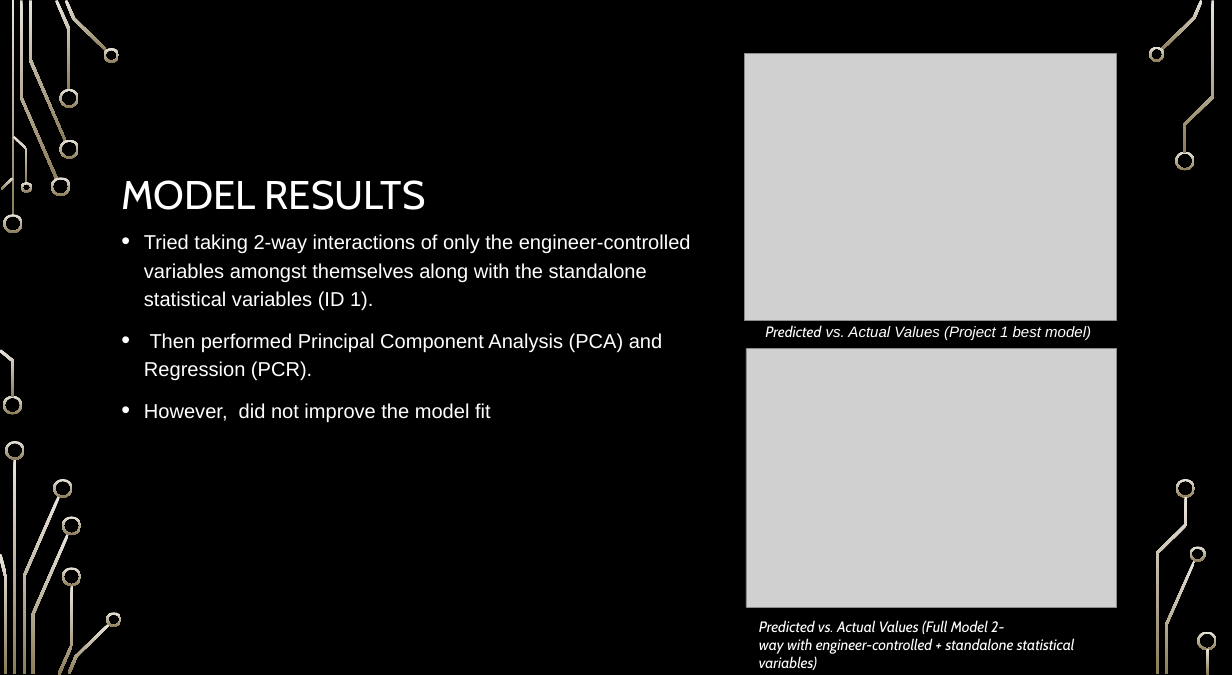
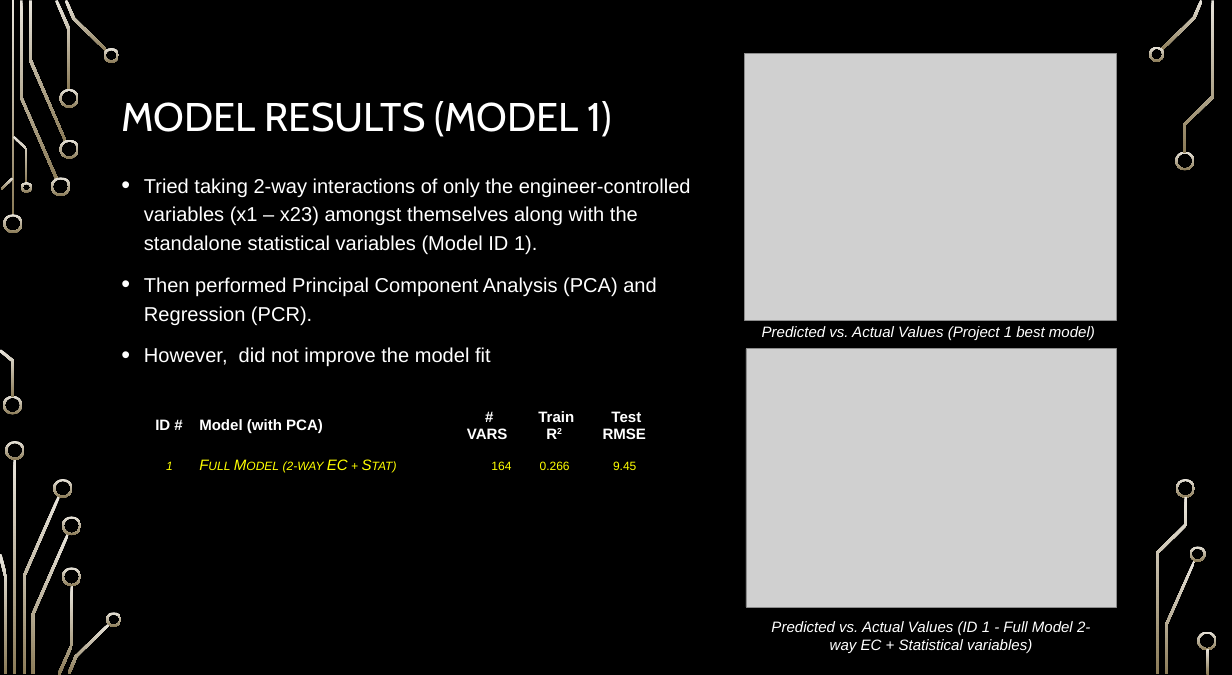
Before and after one commit to ngupta23/PredictingPerformanceIntegratedCircuits, a slide deck: slide 9 of Presentation/MSDS6372_Project2_Presentation.pptx. Drawn at 1232x675 pixels with LibreOffice and Linux fonts; fonts in the diff are those of the drawing; grey boxes stand for pictures; background and template pictures are left out. Boxes give left, top, right and bottom in pixels: in the first picture for what was removed or moved away, otherwise in the second. Text is boxed around its words. In the diff, an @@ line names an element or a change of style, - is before the commit and + after.

```diff
--- a/Presentation/MSDS6372_Project2_Presentation.pptx
+++ b/Presentation/MSDS6372_Project2_Presentation.pptx
@@ title at (x1=121, y1=101, x2=612, y2=137): text changed @@
-MODEL RESULTS
+MODEL RESULTS (MODEL 1)
@@ text "Tried taking 2-way interactions of ..." moved from (x1=144, y1=234, x2=691, y2=422) to (x1=144, y1=178, x2=691, y2=366) @@
@@ text at (x1=144, y1=178, x2=691, y2=254): text changed; size 23.9 to 24 pt @@
-• Tried taking 2-way interactions of only the engineer-controlled variables amongst themselves along with the standalone statistical variables (ID 1).
+• Tried taking 2-way interactions of only the engineer-controlled variables (x1 – x23) amongst themselves along with the standalone statistical variables (Model ID 1).
@@ text at (x1=144, y1=277, x2=656, y2=366): size 23.9 to 24 pt in "Then performed Principal Component Analysis (PCA) and ...", "However, did not improve the model fit" @@
@@ text "Predicted vs. Actual Values (Project ..." at (x1=762, y1=326, x2=1095, y2=340): font Cabin to Arial in "Predicted" @@
@@ table added at (x1=149, y1=398, x2=661, y2=478), 2 rows, 5 columns @@
+ID # | Model (with PCA) | # VARS | Train R2 | Test RMSE
+1 | Full Model (2-way EC + Stat) | 164 | 0.266 | 9.45
@@ text at (x1=771, y1=621, x2=1090, y2=653): text changed; font Cabin to Arial @@
-Predicted vs. Actual Values (Full Model 2-way with engineer-controlled + standalone statistical variables)
+Predicted vs. Actual Values (ID 1 - Full Model 2-way EC + Statistical variables)
```
Also in this commit, not shown: 10 other slides changed, 1 slide added.
